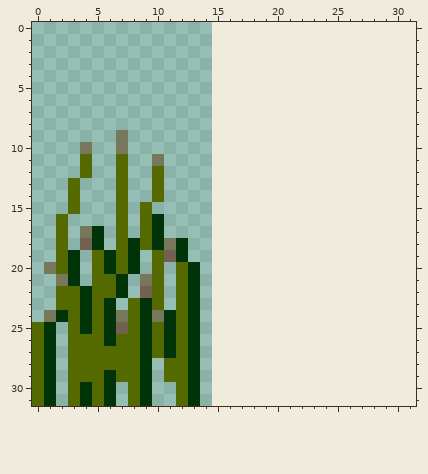
Pixel-art sprite, stored at Assets/Sprites/TallGrass.png. That is the earlier state.
The file is 16x32 pixels. The old version is drawn lined up with the new one, on the new canvas.
The same view after the edit:
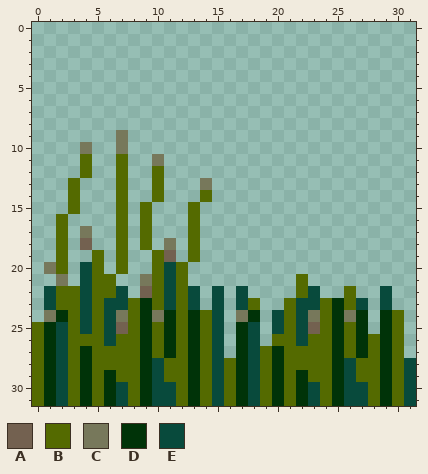
Palette (. is transparent): A #736150  B #546a00  C #77785b  D #003308  E #084a3c
Diff:
{"change": "canvas 16x32 -> 32x32, the old top-left corner now at -1,0 (the part of the old canvas that was cut away was empty and is not shown)"}
{"y":13,"x":14,"old":".","new":"C"}
{"y":14,"x":14,"old":".","new":"B"}
{"y":15,"x":13,"old":".","new":"B"}
{"y":16,"x":10,"old":"D","new":"."}
{"y":16,"x":13,"old":".","new":"B"}
{"y":17,"x":5,"old":"D","new":"."}
{"y":17,"x":10,"old":"D","new":"."}
{"y":17,"x":13,"old":".","new":"B"}
{"y":18,"x":5,"old":"D","new":"."}
{"y":18,"x":8,"old":"D","new":"."}
{"y":18,"x":10,"old":"D","new":"."}
{"y":18,"x":12,"old":"D.","new":".B"}
{"y":19,"x":3,"old":"D","new":"."}
{"y":19,"x":6,"old":"D","new":"."}
{"y":19,"x":8,"old":"D","new":"."}
{"y":19,"x":12,"old":"D.","new":".B"}
{"y":20,"x":3,"old":"D.","new":".E"}
{"y":20,"x":6,"old":"D","new":"."}
{"y":20,"x":8,"old":"D","new":"."}
{"y":20,"x":11,"old":".","new":"E"}
{"y":20,"x":13,"old":"D","new":"."}
{"y":21,"x":3,"old":"D.","new":".E"}
{"y":21,"x":7,"old":"D","new":"."}
{"y":21,"x":11,"old":".","new":"E"}
{"y":21,"x":13,"old":"D","new":"."}
{"y":21,"x":22,"old":".","new":"B"}
{"y":22,"x":1,"old":".","new":"E"}
{"y":22,"x":4,"old":"D","new":"E"}
{"y":22,"x":7,"old":"D","new":"E"}
{"y":22,"x":11,"old":".","new":"E"}
{"y":22,"x":13,"old":"D","new":"E"}
{"y":22,"x":15,"old":".","new":"E"}
{"y":22,"x":17,"old":".","new":"E"}
{"y":22,"x":22,"old":"..","new":"BE"}
{"y":22,"x":26,"old":".","new":"B"}
{"y":22,"x":29,"old":".","new":"E"}
{"y":23,"x":1,"old":".","new":"E"}
{"y":23,"x":4,"old":"D","new":"E"}
{"y":23,"x":6,"old":"D.","new":"EE"}
{"y":23,"x":11,"old":".","new":"E"}
{"y":23,"x":13,"old":"D","new":"E"}
{"y":23,"x":15,"old":".","new":"E"}
{"y":23,"x":17,"old":"..","new":"EB"}
{"y":23,"x":21,"old":".......","new":"BEEBDBE"}
{"y":23,"x":29,"old":".","new":"E"}
{"y":24,"x":4,"old":"D","new":"E"}
{"y":24,"x":6,"old":"D","new":"E"}
{"y":24,"x":14,"old":"..","new":"BE"}
{"y":24,"x":17,"old":"..","new":"CD"}
{"y":24,"x":20,"old":"........","new":"EBECBDCD"}
{"y":24,"x":29,"old":"..","new":"DB"}
{"y":25,"x":2,"old":".","new":"E"}
{"y":25,"x":4,"old":"D","new":"E"}
{"y":25,"x":6,"old":"D","new":"E"}
{"y":25,"x":14,"old":"..","new":"BE"}
{"y":25,"x":17,"old":"..","new":"DE"}
{"y":25,"x":20,"old":"........","new":"EBEABDBD"}
{"y":25,"x":29,"old":"..","new":"DB"}
{"y":26,"x":2,"old":".","new":"E"}
{"y":26,"x":6,"old":"D","new":"E"}
{"y":26,"x":14,"old":"..","new":"BE"}
{"y":26,"x":17,"old":"..","new":"DE"}
{"y":26,"x":20,"old":"...........","new":"BBEBBDBDBDB"}
{"y":27,"x":2,"old":".","new":"E"}
{"y":27,"x":4,"old":"B","new":"D"}
{"y":27,"x":14,"old":"..","new":"BE"}
{"y":27,"x":17,"old":"..............","new":"DEBDBBBBDBDBDB"}
{"y":28,"x":2,"old":".","new":"E"}
{"y":28,"x":4,"old":"B","new":"D"}
{"y":28,"x":10,"old":".","new":"E"}
{"y":28,"x":14,"old":"..................","new":"BEBDEBDBBBBDEBBDBE"}
{"y":29,"x":2,"old":".","new":"E"}
{"y":29,"x":4,"old":"B","new":"D"}
{"y":29,"x":10,"old":".","new":"E"}
{"y":29,"x":14,"old":"..................","new":"BEBDEBDBDBBDEBBDBE"}
{"y":30,"x":2,"old":".","new":"E"}
{"y":30,"x":7,"old":".","new":"E"}
{"y":30,"x":10,"old":"..","new":"EE"}
{"y":30,"x":14,"old":"..................","new":"BEBDEBDBDEBDEEBDBE"}
{"y":31,"x":2,"old":".","new":"E"}
{"y":31,"x":7,"old":".","new":"E"}
{"y":31,"x":10,"old":"..","new":"EE"}
{"y":31,"x":14,"old":"..................","new":"BEBDEBDBDEBDEEBDBE"}
